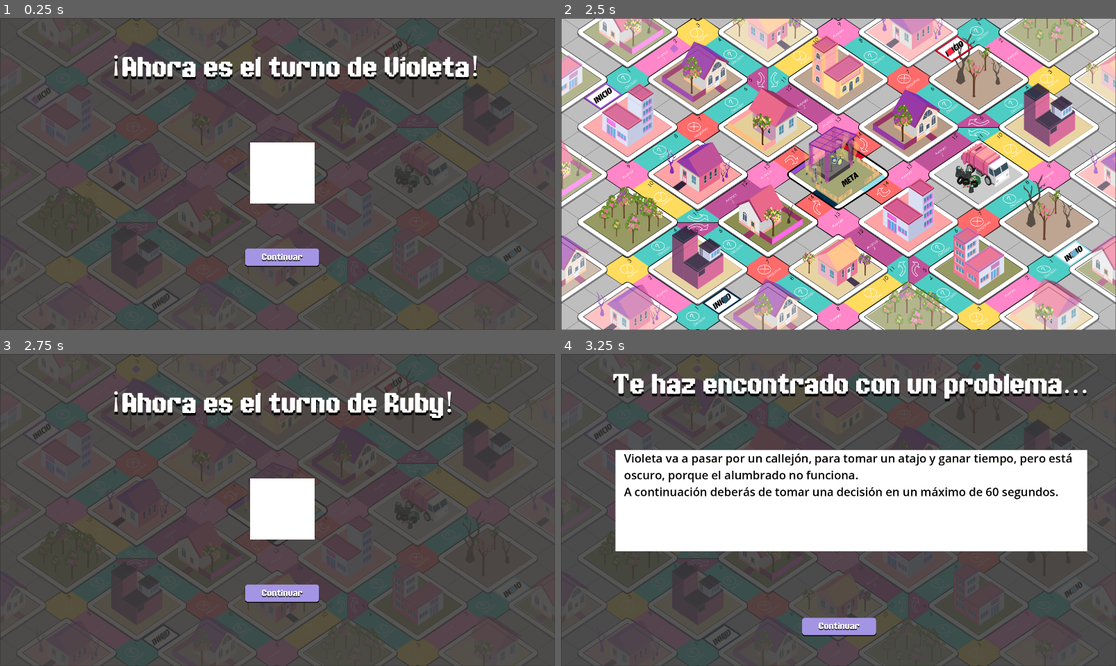
Above: before the commit, frames 1-4 (two rows, left to right).
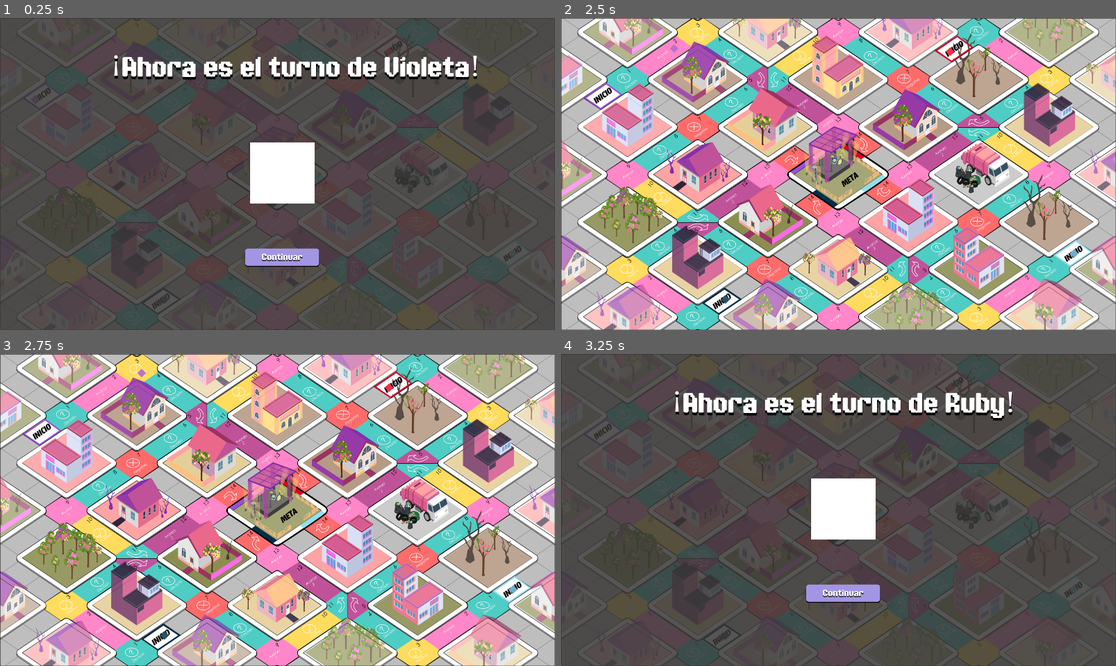
Above: after the commit, the same moments.

Repository: AleML1024/Ciudad-Magenta
Game: Godot game, scene res://Main.tscn
The game is run twice, just before and just after one commit, with the same random seed, the same clock (stepped at 60 frames per second) and the same inputs.
Inputs (mouse positions are in pixels of both pictures, inside the frame that each line leads up to):
- Up to frame 1 (0.25 s): no input
- Up to frame 2 (2.5 s): click "Continuar" at 0.5 s; click "Continuar" at 1.25 s; click (666, 149) at 2.02 s
- Up to frame 3 (2.75 s): no input
- Up to frame 4 (3.25 s): click (844, 594) at 2.75 s, where only the run before the commit has a clickable "Continuar"

Frames 1-2 are identical in both runs. In frame 3, 97% of the frame differs, in the area x 0-100%, y 0-100%; in frame 4, 33%.

Commit message:
bug de encadenamiento de decisiones en un mismo turno solucionado

Diff:
--- a/game_manager.gd
+++ b/game_manager.gd
@@ -64,13 +64,11 @@
 	print("Primer turno:", player.is_first_turn, "Tile:", player.tile_index)
 
 	if player.has_pending_decision:
-		start_decision(player)
+		player.resolve_tile()
 		return
 
 	if player.is_first_turn:
 		player.is_first_turn = false
-		player.move_steps(1)
-	else:
 		player.move_steps(1)
 
 func end_turn():
@@ -146,8 +144,6 @@
 
 	if result.has("move"):
 		await player.move_steps(result["move"])
-	else:
-		end_turn()
 
 func _on_decision_timeout():
 	$DecisionOptionsScreen.visible = false
--- a/player.gd
+++ b/player.gd
@@ -5,6 +5,7 @@
 var has_pending_decision := false
 var pending_decision_card: Dictionary = {}
 var is_first_turn := true
+var is_first_decision := true
 
 var board: Node = null
 var game_manager: Node =null
@@ -50,25 +51,39 @@
 
 	match tile["type"]:
 		board.tile_type.POSITIVE:
-			# aplicar carta
-			game_manager.on_tile_resolved(self)
+			game_manager.card_manager.draw_card(
+				character_type,
+				"positive"
+			)
+			move_steps(1)
 
 		board.tile_type.NEGATIVE:
-			# aplicar carta
-			game_manager.on_tile_resolved(self)
+			game_manager.card_manager.draw_card(
+				character_type,
+				"negative"
+			)
+			move_steps(1)
 
 		board.tile_type.DECISION:
-			if has_pending_decision:
-				return
+			if is_first_decision:
+				print("es la primera decision que tomo")
+				has_pending_decision = true
+				pending_decision_card = game_manager.card_manager.draw_card(
+					character_type,
+					"decision"
+				)
+				is_first_decision = false
+				game_manager.start_decision(self)
 
-			has_pending_decision = true
-			pending_decision_card = game_manager.card_manager.draw_card(
-				character_type,
-				"decision"
-			)
-
-			game_manager.start_decision(self)
-			return
+			else:
+				print("me guardo la decision para mi siguiente turno")
+				has_pending_decision = true
+				pending_decision_card = game_manager.card_manager.draw_card(
+					character_type,
+					"decision"
+				)
+				is_first_decision = true
+				game_manager.on_tile_resolved(self)
 
 		board.tile_type.ADVANCE:
 			move_steps(tile["value"])
